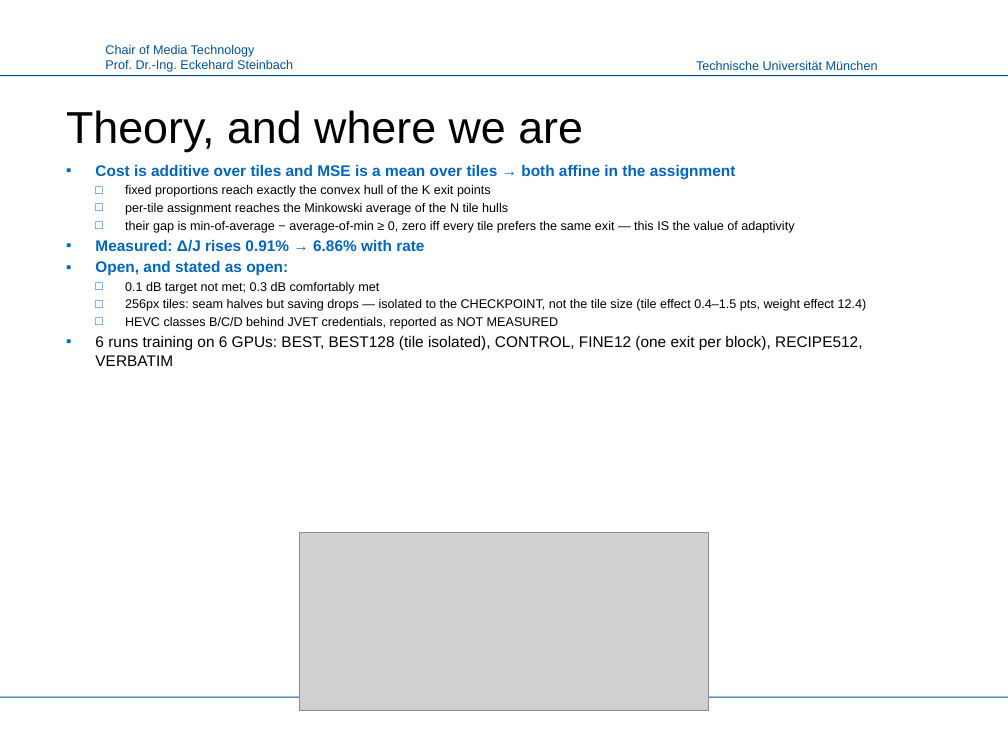
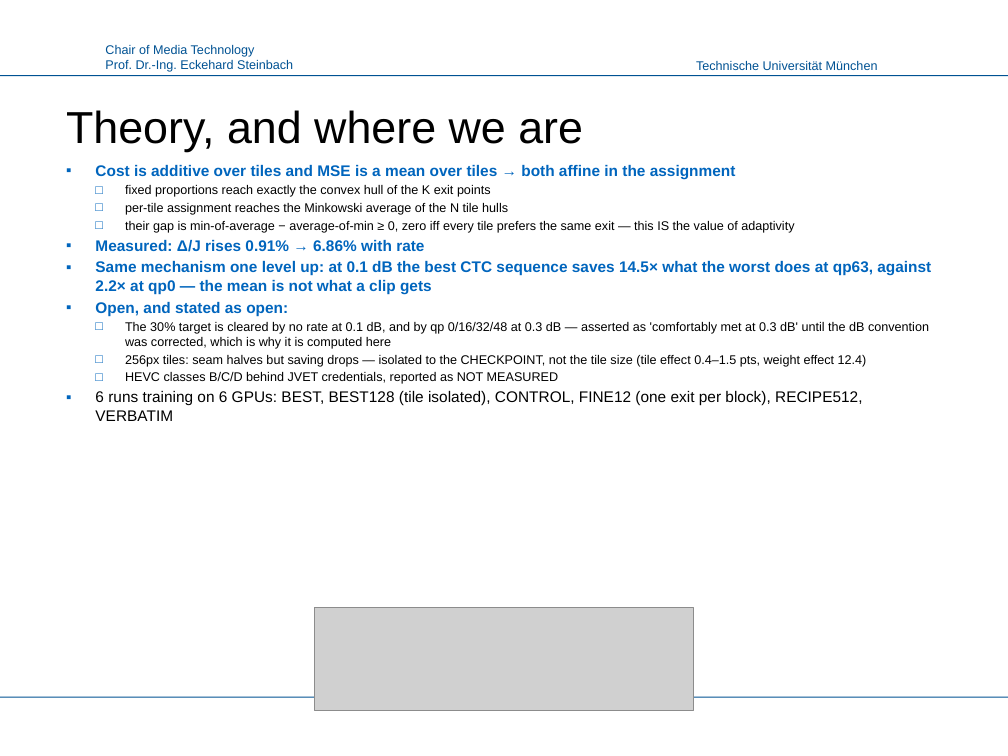
Before and after one commit to canerim/FLEX-FLOP, a slide deck: slide 12 of paper/FLEX-UF_LMT.pptx. Drawn at 1008x756 pixels with LibreOffice and Linux fonts; fonts in the diff are those of the drawing; grey boxes stand for pictures; background and template pictures are left out. Boxes give left, top, right and bottom in pixels: in the first picture for what was removed or moved away, otherwise in the second. Text is boxed around its words. In the diff, an @@ line names an element or a change of style, - is before the commit and + after.

```diff
--- a/paper/FLEX-UF_LMT.pptx
+++ b/paper/FLEX-UF_LMT.pptx
@@ text at box(95, 261, 931, 295): paragraph added @@
+▪ Same mechanism one level up: at 0.1 dB the best CTC sequence saves 14.5× what the worst does at qp63, against 2.2× at qp0 — the mean is not what a clip gets
@@ text at box(125, 322, 929, 349): text changed @@
-  □ 0.1 dB target not met; 0.3 dB comfortably met
+  □ The 30% target is cleared by no rate at 0.1 dB, and by qp 0/16/32/48 at 0.3 dB — asserted as 'comfortably met at 0.3 dB' until the dB convention was corrected, which is why it is computed here
@@ picture: place and size @@
-picture at box(299, 532, 708, 711)
+picture at box(314, 608, 694, 711)
```
Also in this commit, not shown: 4 other files.
